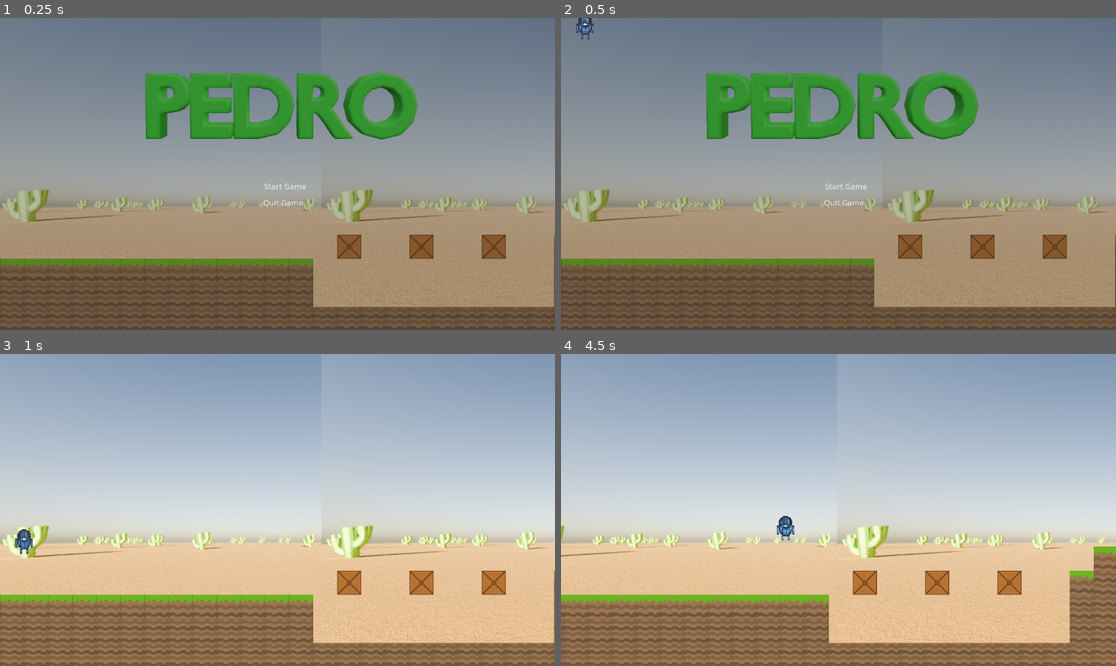
Above: before the commit, frames 1-4 (two rows, left to right).
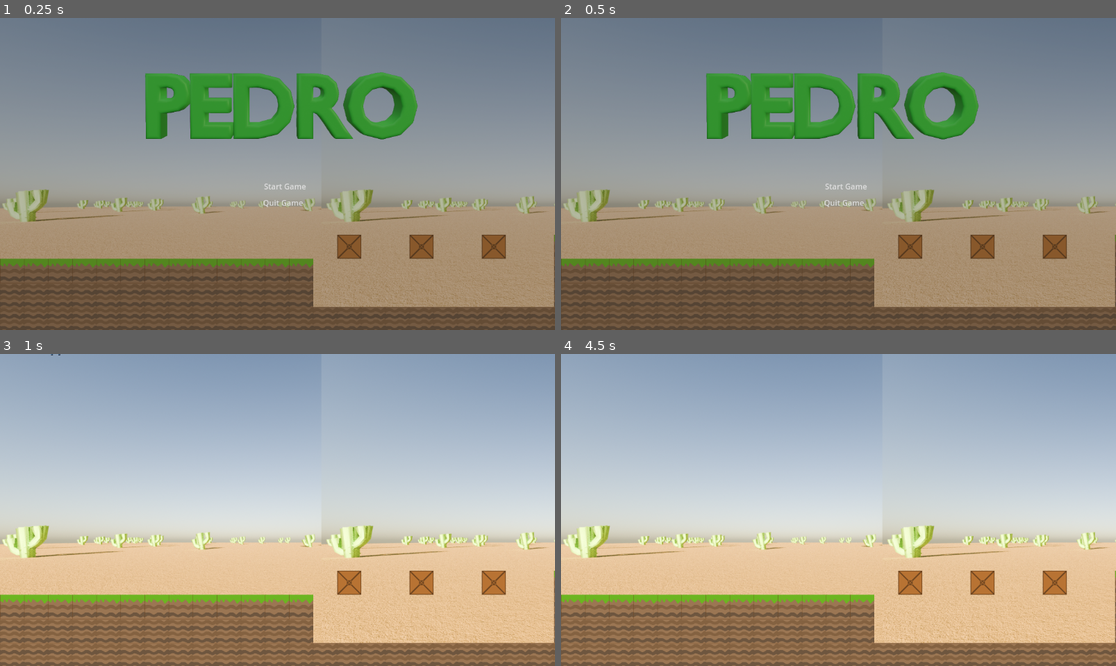
Above: after the commit, the same moments.

Repository: Burns3y/Pedro
Game: Godot game, scene res://scenes/levels/level 1.tscn
Two runs of this game, one before a commit and one after it. Both use one fixed random seed, a clock stepped at 60 frames per second and the inputs below. The engine's default icon, where the game draws it, is replaced by a stand-in: a white triangle on a blue panel in a dark square.
Inputs:
- Up to frame 1 (0.25 s): no input
- Up to frame 2 (0.5 s): no input
- Up to frame 3 (1 s): click "Start Game" at 0.5 s
- Up to frame 4 (4.5 s): hold Right (right) 1.28-2.78 s; tap Up (jump) at 1.52, 2.27, 3.77 s; hold Left (left) 2.78-3.53 s; hold Right (right) from 3.53 s (still down)

Frame 1 is identical in both runs. In frame 2, 0.2% of the frame differs, in the area x 2-6%, y 0-7%; in frame 3, 0.2%; in frame 4, 11%, in the area x 0-100%, y 51-100%.

Commit message:
idk stuff contain box, camera maybe, player stuff

Diff:
--- a/project.godot
+++ b/project.godot
@@ -20,19 +20,16 @@
 jump={
 "deadzone": 0.5,
 "events": [Object(InputEventKey,"resource_local_to_scene":false,"resource_name":"","device":-1,"window_id":0,"alt_press …(182 unchanged characters)…
-, Object(InputEventKey,"resource_local_to_scene":false,"resource_name":"","device":-1,"window_id":0,"alt_pressed":false,"shift_pressed":false,"ctrl_pressed":false,"meta_pressed":false,"pressed":false,"keycode":0,"physical_keycode":32,"key_label":0,"unicode":32,"echo":false,"script":null)
 ]
 }
 left={
 "deadzone": 0.5,
 "events": [Object(InputEventKey,"resource_local_to_scene":false,"resource_name":"","device":-1,"window_id":0,"alt_press …(182 unchanged characters)…
-, Object(InputEventKey,"resource_local_to_scene":false,"resource_name":"","device":-1,"window_id":0,"alt_pressed":false,"shift_pressed":false,"ctrl_pressed":false,"meta_pressed":false,"pressed":false,"keycode":0,"physical_keycode":65,"key_label":0,"unicode":97,"echo":false,"script":null)
 ]
 }
 right={
 "deadzone": 0.5,
 "events": [Object(InputEventKey,"resource_local_to_scene":false,"resource_name":"","device":-1,"window_id":0,"alt_press …(182 unchanged characters)…
-, Object(InputEventKey,"resource_local_to_scene":false,"resource_name":"","device":-1,"window_id":0,"alt_pressed":false,"shift_pressed":false,"ctrl_pressed":false,"meta_pressed":false,"pressed":false,"keycode":0,"physical_keycode":68,"key_label":0,"unicode":100,"echo":false,"script":null)
 ]
 }
 action={
--- /dev/null
+++ b/scenes/levels/Start Screen/player contain box.tscn
@@ -0,0 +1,24 @@
+[gd_scene load_steps=3 format=3 uid="uid://d4ct5b2mar42j"]
+
+[sub_resource type="RectangleShape2D" id="RectangleShape2D_em4r1"]
+size = Vector2(473.866, 34)
+
+[sub_resource type="RectangleShape2D" id="RectangleShape2D_vbiex"]
+size = Vector2(16.2514, 366.634)
+
+[node name="StaticBody2D" type="StaticBody2D"]
+
+[node name="CollisionShape2D" type="CollisionShape2D" parent="."]
+position = Vector2(240, -23)
+shape = SubResource("RectangleShape2D_em4r1")
+
+[node name="CollisionShape2D2" type="CollisionShape2D" parent="."]
+position = Vector2(1.64878, -260.5)
+scale = Vector2(1.54198, 1.19401)
+shape = SubResource("RectangleShape2D_vbiex")
+
+[node name="CollisionShape2D3" type="CollisionShape2D" parent="."]
+position = Vector2(466.5, -333.76)
+rotation = -3.14159
+scale = Vector2(2.39979, -1.83704)
+shape = SubResource("RectangleShape2D_vbiex")
--- a/scenes/levels/Start Screen/start_screen.tscn
+++ b/scenes/levels/Start Screen/start_screen.tscn
@@ -1,7 +1,8 @@
-[gd_scene load_steps=3 format=3 uid="uid://chksvnkh4bye7"]
+[gd_scene load_steps=4 format=3 uid="uid://chksvnkh4bye7"]
 
 [ext_resource type="Script" path="res://scenes/levels/Start Screen/start_screen.gd" id="1_gr0yc"]
 [ext_resource type="Texture2D" uid="uid://cmc3d1tg8mw81" path="res://assets/start screen/file (1).png" id="2_qo5hh"]
+[ext_resource type="PackedScene" uid="uid://d4ct5b2mar42j" path="res://scenes/levels/Start Screen/player contain box.tscn" id="3_jnlyx"]
 
 [node name="Start_Screen" type="Node2D"]
 script = ExtResource("1_gr0yc")
@@ -38,5 +39,8 @@
 scale = Vector2(0.411765, 0.411765)
 texture = ExtResource("2_qo5hh")
 
+[node name="StaticBody2D" parent="." instance=ExtResource("3_jnlyx")]
+scale = Vector2(1.11543, 0.507414)
+
 [connection signal="pressed" from="start_button" to="." method="_on_start_button_pressed"]
 [connection signal="pressed" from="quit_button" to="." method="_on_quit_button_pressed"]
--- a/scenes/levels/level 1.tscn
+++ b/scenes/levels/level 1.tscn
@@ -411,3 +411,4 @@
 
 [node name="Pedro" parent="." instance=ExtResource("4_josbn")]
 position = Vector2(-362, -718)
+scale = Vector2(1.15731, 0.907039)
